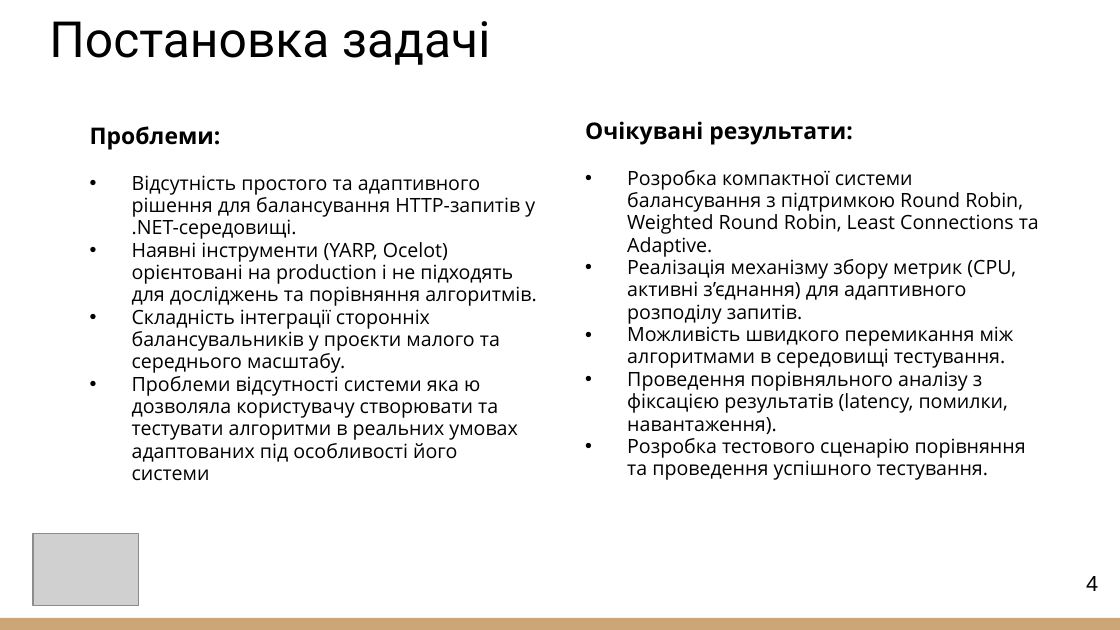
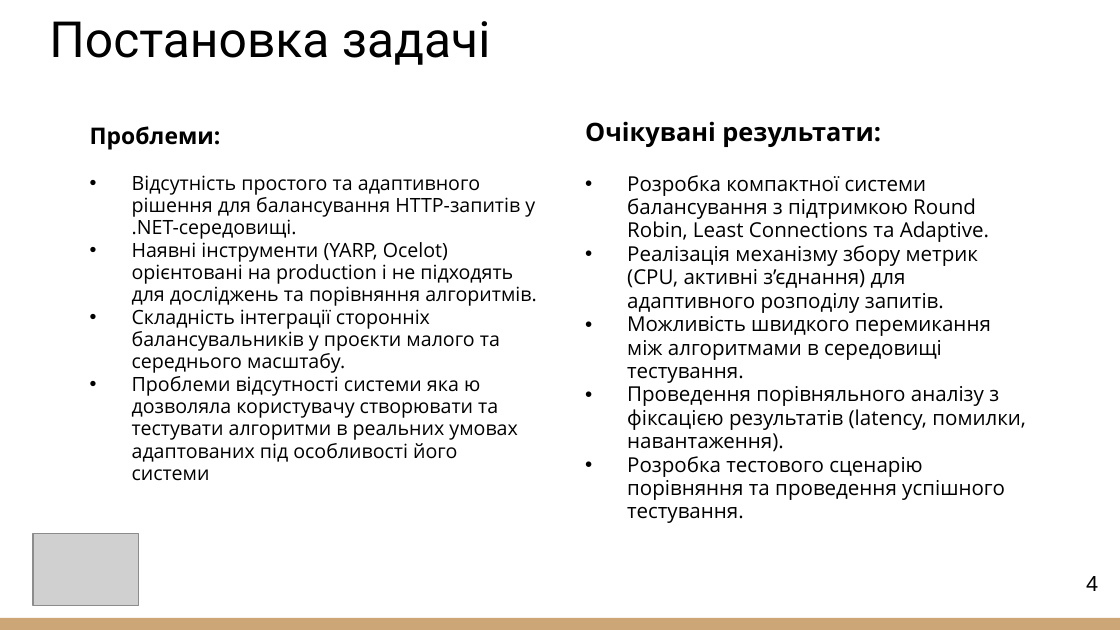
Before and after one commit to Serhii-Myroshnychenko/Diploma, a slide deck: slide 4 of 2025_М_ПІ_ІПЗм-23-1_Мирошниченко_С_А.pptx. Drawn at 1120x630 pixels with LibreOffice and Linux fonts; fonts in the diff are those of the drawing; grey boxes stand for pictures. Boxes give left, top, right and bottom in pixels: in the first picture for what was removed or moved away, otherwise in the second. Text is boxed around its words. In the diff, an @@ line names an element or a change of style, - is before the commit and + after.

```diff
--- a/2025_М_ПІ_ІПЗм-23-1_Мирошниченко_С_А.pptx
+++ b/2025_М_ПІ_ІПЗм-23-1_Мирошниченко_С_А.pptx
@@ text at (585,121,1026,523): size 14.7 to 16.3 pt in "Очікувані результати:"; size 12.6 to 13.2 pt in "Реалізація механізму збору метрик (CPU, активні з’єднання) ...", "Можливість швидкого перемикання між алгоритмами в середовищі ...", "Проведення порівняльного аналізу з фіксацією результатів (la ...", "Розробка тестового сценарію порівняння та проведення успішно ..." @@
@@ text at (627,175,989,242): text changed; size 12.6 to 13.2 pt @@
-• Розробка компактної системи балансування з підтримкою Round Robin, Weighted Round Robin, Least Connections та Adaptive.
+• Розробка компактної системи балансування з підтримкою Round Robin, Least Connections та Adaptive.
```
Also in this commit, not shown: 4 other slides changed, 1 other file.
